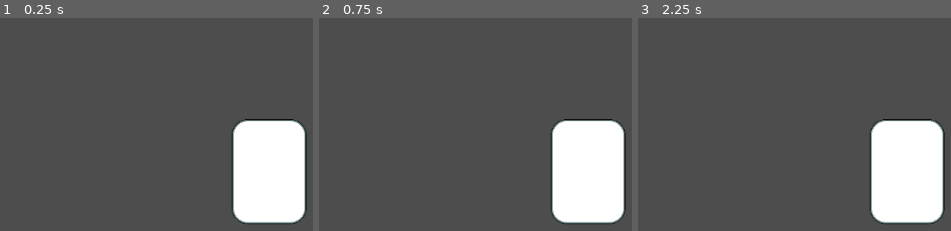
Above: before the commit, frames 1-3 (left to right).
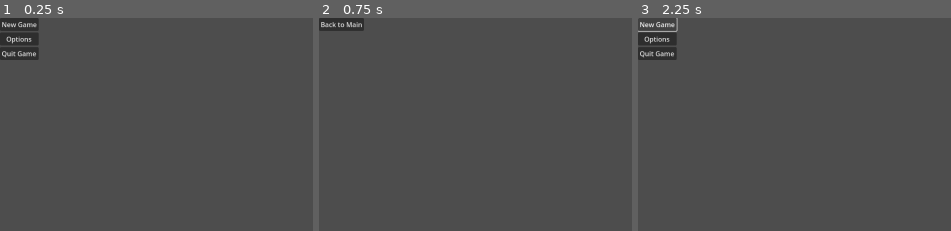
Above: after the commit, the same moments.

Repository: Monowog/Multi-Task-King
Game: Godot game, scene res://Scenes/MainMenu.tscn
The game is run twice, just before and just after one commit, with the same random seed, the same clock (stepped at 60 frames per second) and the same inputs. Before the commit the project starts from res://Scenes/Title.tscn.
Inputs (mouse positions are in pixels of both pictures, inside the frame that each line leads up to):
- Up to frame 1 (0.25 s): no input
- Up to frame 2 (0.75 s): click (337, 39) at 0.5 s, where only the run after the commit has a clickable "Options"
- Up to frame 3 (2.25 s): click (659, 24) at 1.25 s, where only the run after the commit has a clickable "Back to Main"; click (656, 24) at 2 s, where only the run after the commit has a clickable "New Game"

The runs differ from the first frame. In frame 1, 13% of the frame differs, in the area x 0-99%, y 0-97%; in frame 2, 12%; in frame 3, 13%.

Commit message:
Structured Godot Project

Diff:
--- /dev/null
+++ b/Assets/Themes/GameTheme.tres
@@ -0,0 +1,8 @@
+[gd_resource type="Theme" load_steps=2 format=3 uid="uid://ckqymju4na2dw"]
+
+[sub_resource type="StyleBoxTexture" id="StyleBoxTexture_5fucr"]
+region_rect = Rect2(20, 21, 24, 22)
+
+[resource]
+default_font_size = 0
+Panel/styles/panel = SubResource("StyleBoxTexture_5fucr")
--- /dev/null
+++ b/Resources/Cards/CheckSocials.tres
@@ -0,0 +1,9 @@
+[gd_resource type="Resource" script_class="action_resource" load_steps=2 format=3 uid="uid://nk36aah3e0pu"]
+
+[ext_resource type="Script" uid="uid://dma5jvsrb1mxs" path="res://action_resource.gd" id="1_ergkn"]
+
+[resource]
+script = ExtResource("1_ergkn")
+name = "Check Socials"
+duration = 1
+metadata/_custom_type_script = "uid://dma5jvsrb1mxs"
--- /dev/null
+++ b/Scenes/MainMenu.tscn
@@ -0,0 +1,36 @@
+[gd_scene load_steps=2 format=3 uid="uid://6vggpgfvf72y"]
+
+[ext_resource type="Script" uid="uid://mofatjuuijth" path="res://Scripts/main_menu.gd" id="1_tt5f1"]
+
+[node name="MainMenu" type="Control"]
+layout_mode = 3
+anchors_preset = 15
+anchor_right = 1.0
+anchor_bottom = 1.0
+grow_horizontal = 2
+grow_vertical = 2
+script = ExtResource("1_tt5f1")
+
+[node name="MarginContainer" type="MarginContainer" parent="."]
+layout_mode = 0
+offset_right = 40.0
+offset_bottom = 40.0
+
+[node name="VBoxContainer" type="VBoxContainer" parent="MarginContainer"]
+layout_mode = 2
+
+[node name="NewGame" type="Button" parent="MarginContainer/VBoxContainer"]
+layout_mode = 2
+text = "New Game"
+
+[node name="Options" type="Button" parent="MarginContainer/VBoxContainer"]
+layout_mode = 2
+text = "Options"
+
+[node name="QuitGame" type="Button" parent="MarginContainer/VBoxContainer"]
+layout_mode = 2
+text = "Quit Game"
+
+[connection signal="pressed" from="MarginContainer/VBoxContainer/NewGame" to="." method="_on_new_game_pressed"]
+[connection signal="pressed" from="MarginContainer/VBoxContainer/Options" to="." method="_on_options_pressed"]
+[connection signal="pressed" from="MarginContainer/VBoxContainer/QuitGame" to="." method="_on_quit_game_pressed"]
--- /dev/null
+++ b/Scenes/OptionMenu.tscn
@@ -0,0 +1,28 @@
+[gd_scene load_steps=2 format=3 uid="uid://b0lw2ssw0i0fn"]
+
+[ext_resource type="Script" uid="uid://ckr5m5j60nnti" path="res://Scripts/option_menu.gd" id="1_5d174"]
+
+[node name="OptionMenu" type="Control"]
+layout_mode = 3
+anchors_preset = 15
+anchor_right = 1.0
+anchor_bottom = 1.0
+grow_horizontal = 2
+grow_vertical = 2
+script = ExtResource("1_5d174")
+
+[node name="MarginContainer" type="MarginContainer" parent="."]
+layout_mode = 0
+offset_right = 40.0
+offset_bottom = 40.0
+
+[node name="VBoxContainer" type="VBoxContainer" parent="MarginContainer"]
+layout_mode = 2
+
+[node name="BackToMain" type="Button" parent="MarginContainer/VBoxContainer"]
+layout_mode = 2
+text = "Back to Main
+"
+
+[connection signal="pressed" from="MarginContainer/VBoxContainer/BackToMain" to="." method="_on_quit_game_pressed"]
+[connection signal="pressed" from="MarginContainer/VBoxContainer/BackToMain" to="." method="_on_back_to_main_pressed"]
--- /dev/null
+++ b/Scenes/Playspace.tscn
@@ -0,0 +1,3 @@
+[gd_scene format=3 uid="uid://b3v1hrakawu75"]
+
+[node name="Board" type="Node2D"]
--- a/Scenes/Title.tscn
+++ b/Scenes/Title.tscn
@@ -1,11 +1,5 @@
-[gd_scene load_steps=2 format=3 uid="uid://oii8v8d24o72"]
+[gd_scene format=3 uid="uid://dtojdotmm2l52"]
 
-[ext_resource type="PackedScene" uid="uid://dtatkfsedgd3x" path="res://Cards/ActCard.tscn" id="1_tochr"]
-
-[node name="Node2D" type="Node2D"]
-
-[node name="Camera2D" type="Camera2D" parent="."]
-position = Vector2(577, 322)
-
-[node name="ActCard" parent="." instance=ExtResource("1_tochr")]
-position = Vector2(389, 220)
+[node name="MarginContainer" type="MarginContainer"]
+offset_right = 40.0
+offset_bottom = 40.0
--- /dev/null
+++ b/Scripts/main_menu.gd
@@ -0,0 +1,10 @@
+extends Control
+
+func _on_new_game_pressed() -> void:
+	get_tree().change_scene_to_file("res://Scenes/Board.tscn")
+
+func _on_options_pressed() -> void:
+	get_tree().change_scene_to_file("res://Scenes/OptionMenu.tscn")
+
+func _on_quit_game_pressed() -> void:
+	get_tree().quit()
--- /dev/null
+++ b/Scripts/option_menu.gd
@@ -0,0 +1,6 @@
+extends Control
+
+
+
+func _on_back_to_main_pressed() -> void:
+	get_tree().change_scene_to_file("res://Scenes/MainMenu.tscn")
--- /dev/null
+++ b/action_resource.gd
@@ -0,0 +1,7 @@
+extends Resource
+class_name action_resource
+
+@export var name : String
+@export var duration : int
+@export var dopamine : int
+@export var texture : ImageTexture
--- a/project.godot
+++ b/project.godot
@@ -11,5 +11,10 @@
 [application]
 
 config/name="MultiTaskKing"
-run/main_scene="uid://oii8v8d24o72"
+run/main_scene="uid://6vggpgfvf72y"
 config/features=PackedStringArray("4.5", "Forward Plus")
+
+[display]
+
+window/size/viewport_width=1920
+window/size/viewport_height=1080
Renamed: Assets/Images/BaseAct.png -> Assets/Images/Cards/BaseAct.png
Not shown, changed: Assets/Images/Cards/BaseAct.png.import
Renamed: Assets/Images/BaseRole.png -> Assets/Images/Cards/BaseRole.png
Not shown, changed: Assets/Images/Cards/BaseRole.png.import
Not shown, added: Scripts/main_menu.gd.uid
Not shown, added: Scripts/option_menu.gd.uid
Not shown, added: action_resource.gd.uid
